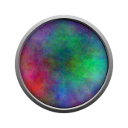
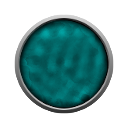
Comparing the layer stacks of the two 128 x 128 images. Changes:
added layer "border copy" above "aura copy" over (14, 14, 114, 114)
added layer "border copy#1" above "aura" over (14, 14, 114, 114)
painted on "aura" over (15, 15, 113, 113)
